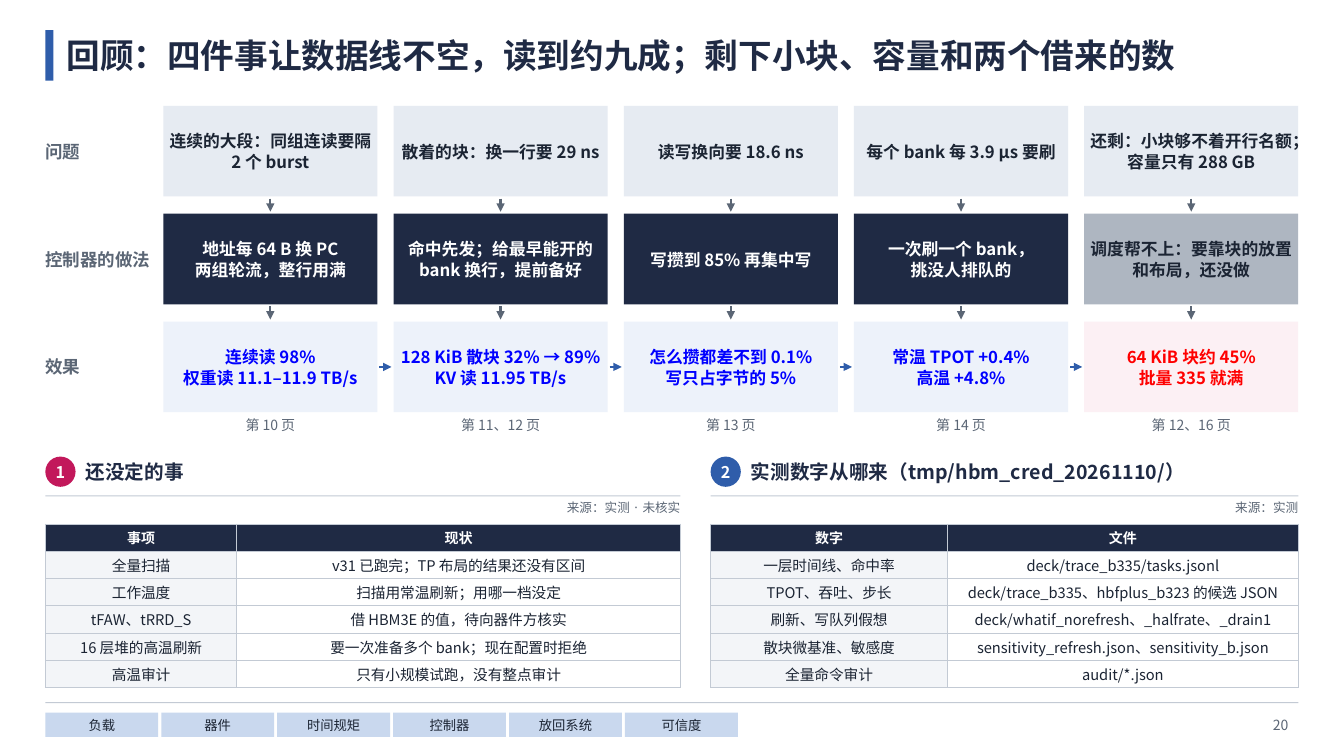
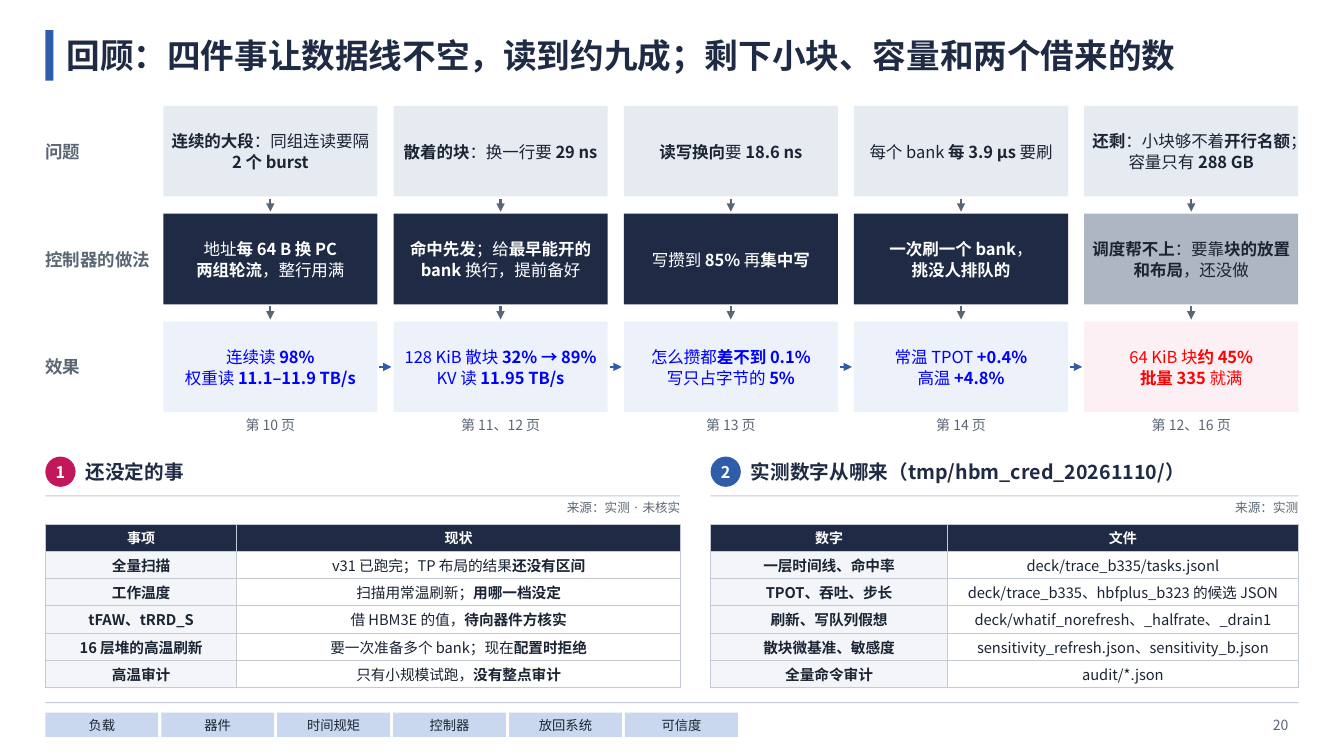
Before and after one commit to zhenghao21/heterollm-sim-4.0.0, a slide deck: slide 20 of docs/presentations/hbm_control_logic_20261107/HBM控制逻辑讲解.pptx. Drawn at 1344x756 pixels with LibreOffice and Linux fonts; fonts in the diff are those of the drawing. Boxes give left, top, right and bottom in pixels: in the first picture for what was removed or moved away, otherwise in the second. Text is boxed around its words. In the diff, an @@ line names an element or a change of style, - is before the commit and + after.

```diff
--- a/docs/presentations/hbm_control_logic_20261107/HBM控制逻辑讲解.pptx
+++ b/docs/presentations/hbm_control_logic_20261107/HBM控制逻辑讲解.pptx
@@ rectangle "连续的大段：同组连读要隔 2 个 burst" at <box>163,106,377,197</box>: size 12 to 11.8 pt; bold off in "连续的大段：同组连读要隔" @@
@@ rectangle "散着的块：换一行要 29 ns" at <box>393,106,607,197</box>: size 12 to 11.8 pt; bold off in "散着的块：换一行要" @@
@@ rectangle "读写换向要 18.6 ns" at <box>624,106,838,197</box>: size 12 to 11.8 pt; bold off in "读写换向要" @@
@@ rectangle "每个 bank 每 3.9 µs ..." at <box>854,106,1068,197</box>: size 12 to 11.8 pt; bold off in "每个 bank 要刷" @@
@@ rectangle "还剩：小块够不着开行名额；容量只有 288 GB" at <box>1085,106,1299,197</box>: size 12 to 11.8 pt; bold off in "还剩：小块够不着开行名额；容量只有" @@
@@ rectangle "地址每 64 B 换 PC" at <box>163,214,377,304</box>: size 12 to 11.8 pt; bold off in "地址每", "两组轮流，整行用满" @@
@@ rectangle "命中先发；给最早能开的 bank 换行，提前备好" at <box>393,214,607,304</box>: size 12 to 11.8 pt; bold off in "命中先发；给最早能开的 换行，提前备好" @@
@@ rectangle "写攒到 85% 再集中写" at <box>624,214,838,304</box>: size 12 to 11.8 pt; bold off in "写攒到 再集中写" @@
@@ rectangle "一次刷一个 bank，" at <box>854,214,1068,304</box>: size 12 to 11.8 pt; bold off in "bank，" @@
@@ rectangle "调度帮不上：要靠块的放置和布局，还没做" at <box>1085,214,1299,304</box>: size 12 to 11.8 pt; bold off in "调度帮不上：要靠块的放置和布局，还没做" @@
@@ rectangle "连续读 98%" at <box>163,322,377,412</box>: size 12 to 11.8 pt; bold off in "连续读", "权重读" @@
@@ rectangle "128 KiB 散块 32% → ..." at <box>393,322,607,412</box>: size 12 to 11.8 pt; bold off in "128 KiB 散块", "KV 读" @@
@@ rectangle "怎么攒都差不到 0.1%" at <box>624,322,838,412</box>: size 12 to 11.8 pt; bold off in "怎么攒都差不到", "写只占字节的" @@
@@ rectangle "常温 TPOT +0.4%" at <box>854,322,1068,412</box>: size 12 to 11.8 pt; bold off in "常温 TPOT", "高温" @@
@@ rectangle "64 KiB 块约 45%" at <box>1085,322,1299,412</box>: size 12 to 11.8 pt; bold off in "64 KiB 块约", "就满" @@
@@ table at <box>45,524,681,686</box> @@
@@ bold on in "全量扫描", "布局的结果还没有区间", "工作温度", "扫描用常温刷新；用哪一档没定" and 6 more places @@
@@ table at <box>711,524,1299,688</box> @@
@@ bold on in "一层时间线、命中率", "TPOT、吞吐、步长", "刷新、写队列假想", "散块微基准、敏感度" and 1 more places @@
```
Also in this commit, not shown: 19 other slides changed, 32 other files.
